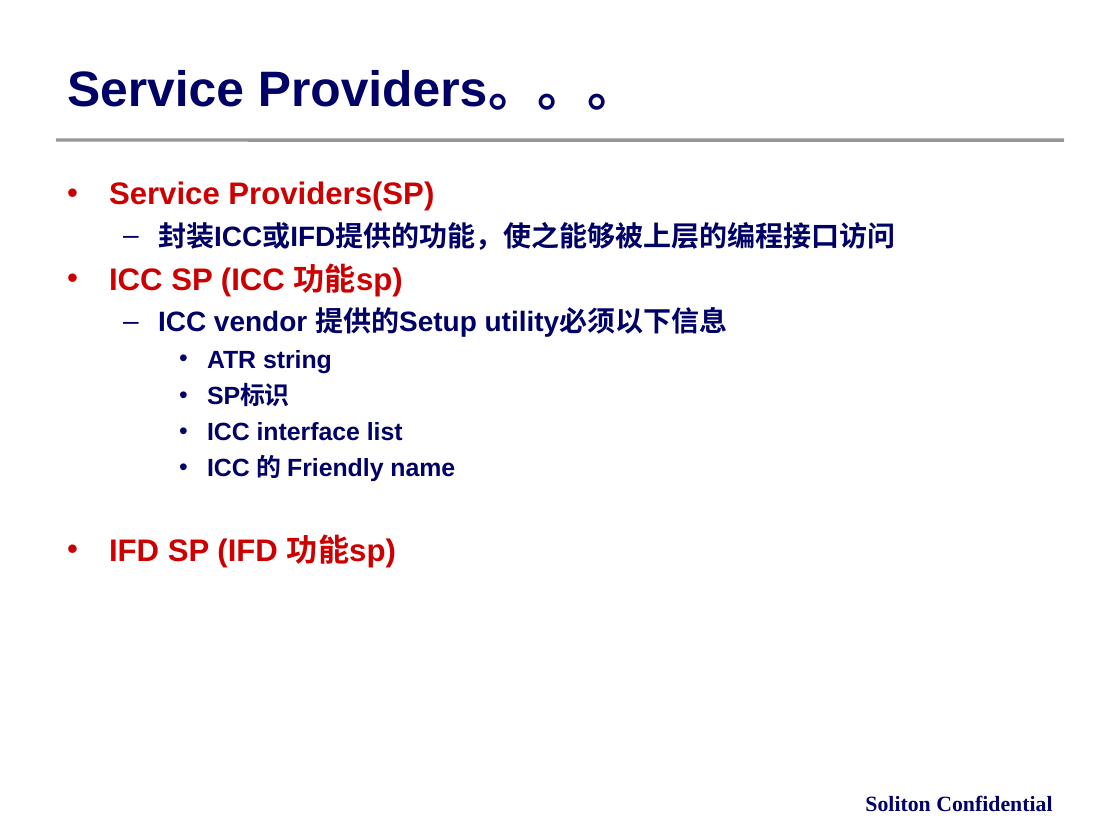
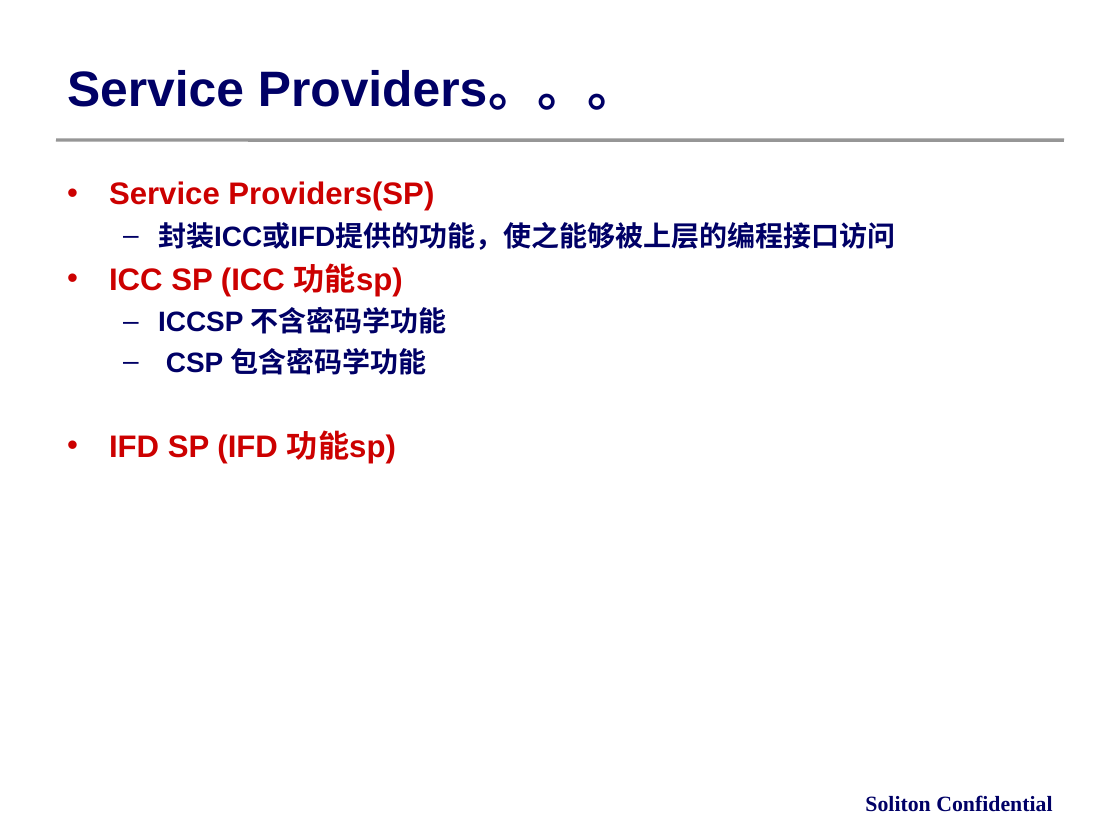
Before and after one commit to trietptm/zealdoc, a slide deck: slide 8 of rabox/zj/pcsc.ppt. Drawn at 1120x840 pixels with LibreOffice and Linux fonts; fonts in the diff are those of the drawing; background and template pictures are left out. Boxes give left, top, right and bottom in pixels: in the first picture for what was removed or moved away, otherwise in the second. Text is boxed around its words. In the diff, an @@ line names an element or a change of style, - is before the commit and + after.

```diff
--- a/rabox/zj/pcsc.ppt
+++ b/rabox/zj/pcsc.ppt
@@ text at box(158, 307, 447, 375): text changed; size 16 to 18 pt @@
-  – ICC vendor 提供的Setup utility必须以下信息
-    • ATR string
-    • SP标识
-    • ICC interface list
-    • ICC 的 Friendly name
+  – ICCSP 不含密码学功能
+  – CSP 包含密码学功能
```
Also in this commit, not shown: 2 other files.
